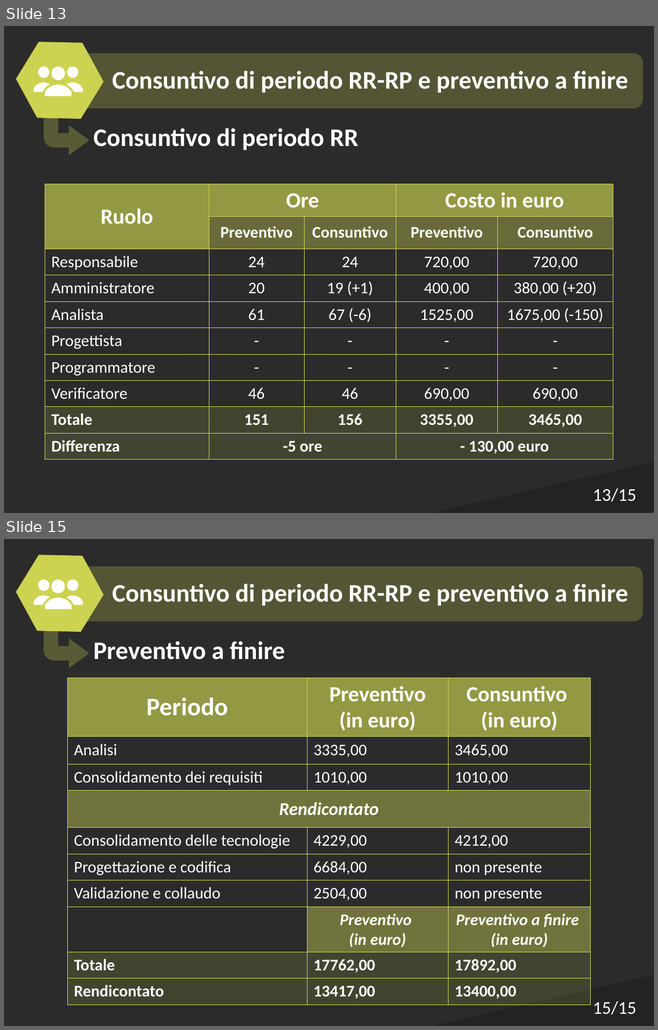
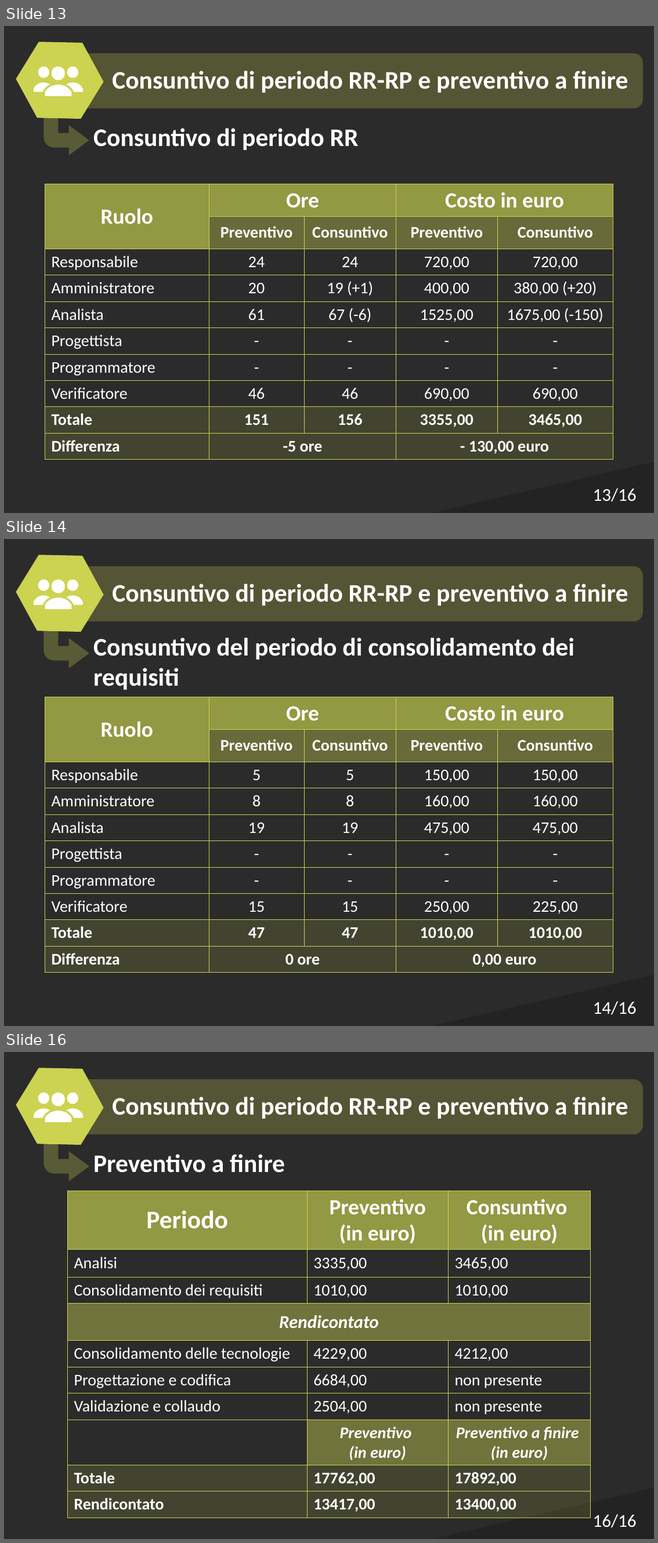
Before and after one commit to Italiaracerx/progettoSWE, a slide deck: Presentazioni/DEF Presentazione RP 19-03-2018.pptx. Shown one above the other, each under a label of ours: slides 13 and 15 before the commit, slides 13, 14 and 16 after it; the slides between them are not shown. The pictures are 658x1030 and 658x1543 pixels, drawn with LibreOffice and Linux fonts; fonts in the diff are those of the drawing; background and template pictures are left out; a plain dark background stands for a picture behind light text. Boxes give left, top, right and bottom in pixels: in the first picture for what was removed or moved away, otherwise in the second. Text is boxed around its words. In the diff, an @@ line names an element or a change of style, - is before the commit and + after.

Commit message:
Correzione slide e ampliamento
Correzione slide numero 6 e aggiunto tabella "consolidamento requisiti"

```diff
--- a/Presentazioni/DEF Presentazione RP 19-03-2018.pptx
+++ b/Presentazioni/DEF Presentazione RP 19-03-2018.pptx
@@ slide 14 added at <box>4,539,654,1026</box>, background picture (left out) @@
@@ hexagon added at <box>6,539,114,649</box>, fill #CCD351 @@
@@ rounded rectangle added at <box>71,566,643,621</box>, fill #CCD351 at 25% opacity @@
@@ text added at <box>112,584,628,606</box>, 28 pt, text #FFFFFF, bold @@
+Consuntivo di periodo RR-RP e preventivo a finire
@@ group added at <box>34,579,83,609</box>: 5 freeform shapes @@
@@ bent arrow added at <box>43,617,89,668</box>, fill #CCD351 at 29% opacity @@
@@ text added at <box>93,638,574,690</box>, 28 pt, text #FFFFFF, bold @@
+Consuntivo del periodo di consolidamento dei requisiti
@@ table added at <box>45,697,614,969</box>, 10 rows, 5 columns @@
+Ruolo | Ore |  | Costo in euro | 
+ | Preventivo | Consuntivo | Preventivo | Consuntivo
+Responsabile | 5 | 5 | 150,00 | 150,00
+Amministratore | 8 | 8 | 160,00 | 160,00
+Analista | 19 | 19 | 475,00 | 475,00
+Progettista | - | - | - | -
+Programmatore | - | - | - | -
+Verificatore | 15 | 15 | 250,00 | 225,00
+Totale | 47 | 47 | 1010,00 | 1010,00
+Differenza | 0 ore |  | 0,00 euro | 
@@ triangle added at <box>434,975,654,1026</box>, fill #000000 at 18% opacity @@
@@ page number added at <box>593,1001,636,1015</box>, 20 pt, text #FFFFFF @@
+14/16
@@ page number at <box>593,488,636,502</box>: text changed @@
-13/15
+13/16
@@ what was slide 15 is now slide 16 @@
@@ page number at <box>593,1514,636,1528</box>: text changed @@
-15/15
+16/16
```
Also in this commit, not shown: 2 slides changed.
